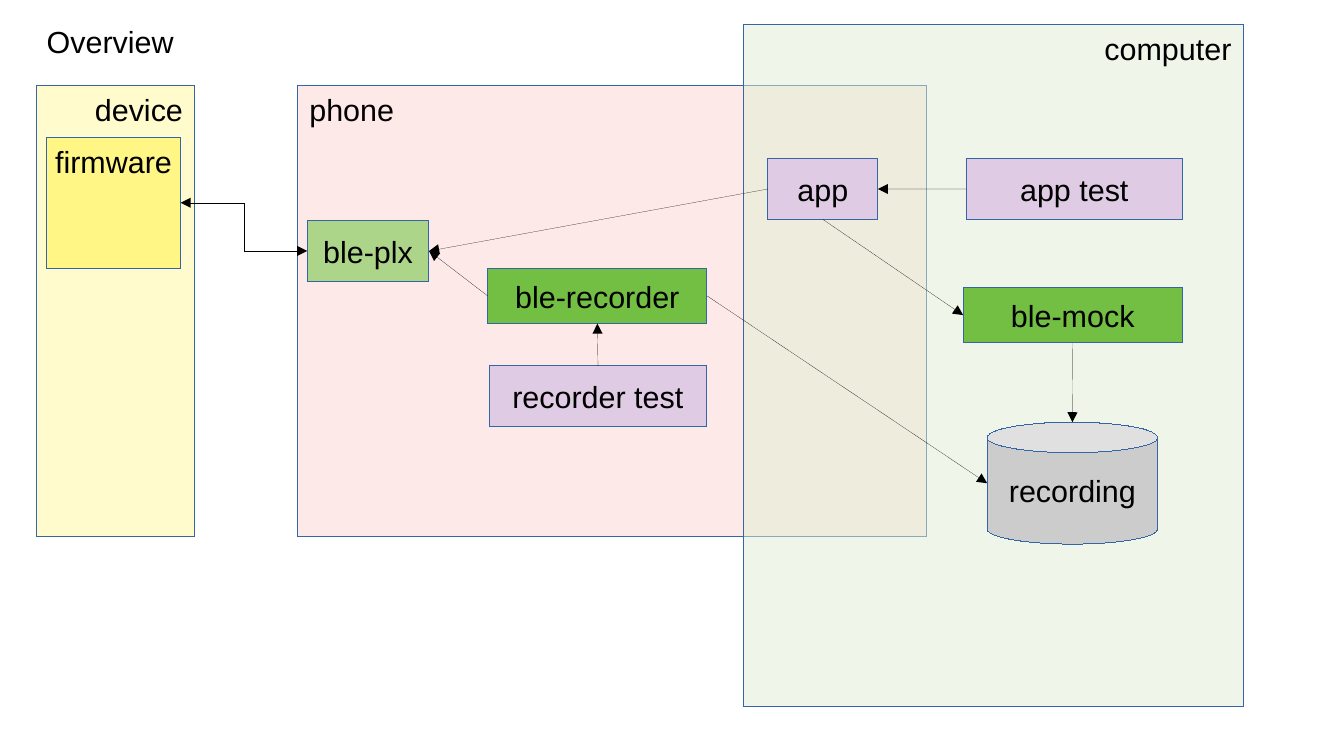
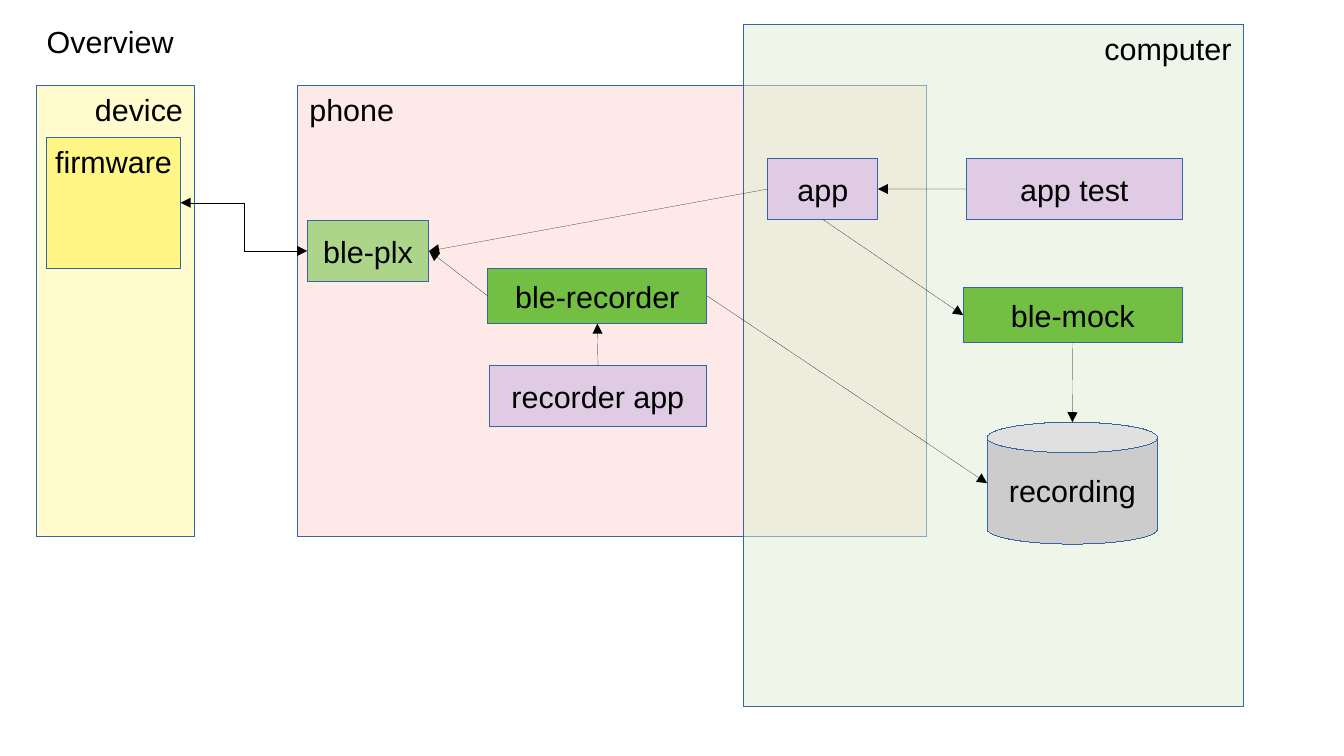
Before and after one commit to larsthorup/react-native-ble-plx-mock-recorder, a slide deck: slide 4 of media/ble-mock-recorder-diagram.odp. Drawn at 1344x756 pixels with LibreOffice and Linux fonts; fonts in the diff are those of the drawing. Boxes give left, top, right and bottom in pixels: in the first picture for what was removed or moved away, otherwise in the second. Text is boxed around its words. In the diff, an @@ line names an element or a change of style, - is before the commit and + after.

```diff
--- a/media/ble-mock-recorder-diagram.odp
+++ b/media/ble-mock-recorder-diagram.odp
@@ text in rectangle at [511, 386, 684, 414]: text changed @@
-recorder test
+recorder app
```
Also in this commit, not shown: 6 other files.
